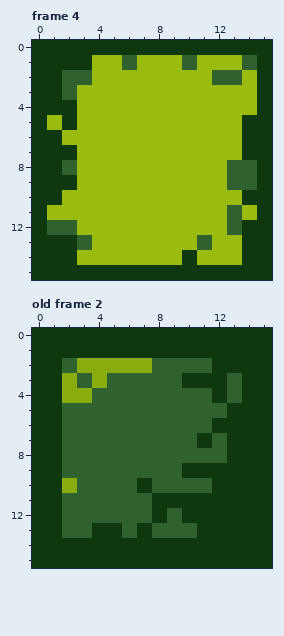
Two versions of one pixel-art file, Assets/Sprites/ase files/level.ase. That is the earlier state.
16x16 pixels, 8 frames. Shown: frame 4, old frame 2. The commit also changed other frames, which this record leaves out.
New version:
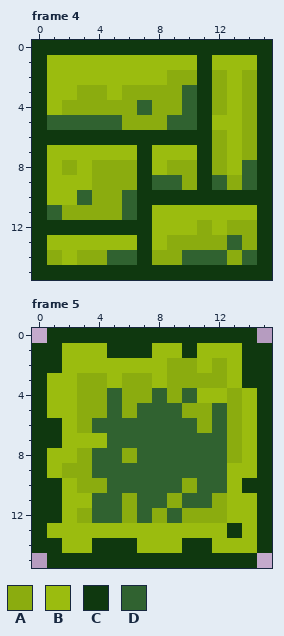
Palette (. is transparent): A #8bac0f  B #9bbc0f  C #0f380f  D #306230
A new or re-ordered frame is compared with the old frame closest to it.
What changed:
frames 8 -> 7
Frame 4:
Colour A replaces colour B in row 2 at x 9 to 10 and 14; in row 3 at x 3 to 4, 6 to 9, 12 and 14; in row 4 at x 3 to 6, 8 to 9, 12 and 14; in row 5 at x 6 to 8; in rows 6 to 7 at x 12; in row 8 at x 4 to 6, 9 to 10 and 12.
Colour A replaces colour B in row 9 at x 4 to 6 and 10; in row 10 at x 4 to 5; in row 11 at x 2 to 5; in row 12 at x 11; in row 13 at x 9 to 10 and 12; in row 14 at x 3 to 4, 8 to 9 and 13.
Colour A replaces colour C in row 4 at x 2; in rows 5 to 7 at x 14; in rows 12 to 13 at x 14; in row 14 at x 1.
Colour A replaces colour D in row 2 at x 12; in row 8 at x 2; in row 9 at x 13; in row 12 at x 13; in row 13 at x 11.
Colour B replaces colour C in row 1 at x 1 to 3; in rows 2 to 4 at x 1; in row 7 at x 1 to 2; in row 8 at x 1; in row 9 at x 1 to 2; in row 10 at x 1.
Colour B replaces colour C in row 13 at x 1 to 2; in row 14 at x 2.
Colour B replaces colour D in row 1 at x 6, 10 and 14; in row 2 at x 2 to 3 and 13; in row 3 at x 2; in row 8 at x 13; in row 11 at x 13; in row 13 at x 3.
Colour C replaces colour B in rows 1 to 5 at x 11; in row 6 at x 2 to 11; in rows 7 to 9 at x 7 and 11; in row 10 at x 7 to 13; in row 11 at x 7; in row 12 at x 3 to 7.
Colour C replaces colour B in rows 13 to 14 at x 7.
Colour C replaces colour D in row 12 at x 1 to 2.
Colour D replaces colour B in row 3 at x 10; in row 4 at x 7 and 10; in row 5 at x 1, 3 to 5 and 9 to 10; in row 9 at x 8 to 9 and 12; in row 10 at x 3 and 6; in row 11 at x 1 and 6.
Colour D replaces colour B in row 13 at x 13; in row 14 at x 5 to 6 and 11 to 12.
Colour D replaces colour C in row 5 at x 2; in row 14 at x 10 and 14.
Frame 5 is new; against old frame 2:
Colour A replaces colour C in row 2 at x 12; in row 3 at x 10 to 12; in rows 5 to 8 at x 13; in row 11 at x 9 and 12; in row 12 at x 8 and 10 to 12.
Colour A replaces colour D in row 2 at x 9 to 10; in row 3 at x 3, 6 to 7 and 9; in row 4 at x 4, 6 to 7, 9 and 13; in row 5 at x 3 to 4, 6 and 10 to 11; in row 6 at x 3 and 11; in row 8 at x 3 and 6.
Colour A replaces colour D in row 9 at x 2 to 3; in row 10 at x 3 to 4 and 10; in row 11 at x 6; in row 12 at x 3 and 6.
Colour B replaces colour A in row 2 at x 3 to 7; in rows 3 to 4 at x 2; in row 10 at x 2.
Colour B replaces colour C in row 1 at x 2 to 4, 8 to 9 and 11 to 13; in row 2 at x 13; in row 3 at x 1; in row 4 at x 1, 12 and 14; in row 5 at x 1 and 14; in rows 6 to 7 at x 14.
Colour B replaces colour C in row 8 at x 1 and 14; in row 9 at x 1 and 13 to 14; in row 10 at x 13; in rows 11 to 12 at x 13 to 14; in row 13 at x 1, 4 to 5, 7, 11 to 12 and 14; in row 14 at x 2 to 3, 7 to 9 and 12 to 14.
Colour B replaces colour D in row 2 at x 2, 8 and 11; in row 3 at x 5, 8 and 13; in row 4 at x 11; in rows 5 to 6 at x 2; in row 7 at x 2 to 4; in row 8 at x 2.
Colour B replaces colour D in row 11 at x 2 to 3; in row 12 at x 2; in row 13 at x 2 to 3, 6 and 8 to 10.
Colour D replaces colour C in row 6 at x 12; in row 7 at x 11; in row 9 at x 10 to 12; in row 10 at x 7 and 12; in row 11 at x 8 and 10 to 11.
Colour C is gone in row 0 at x 0 and 15; in row 15 at x 0 and 15.
Changed places in both pictures, as pixel boxes (x1, y1, x2, y2):
changed: (47, 55, 257, 265)
changed: (32, 328, 272, 568)
